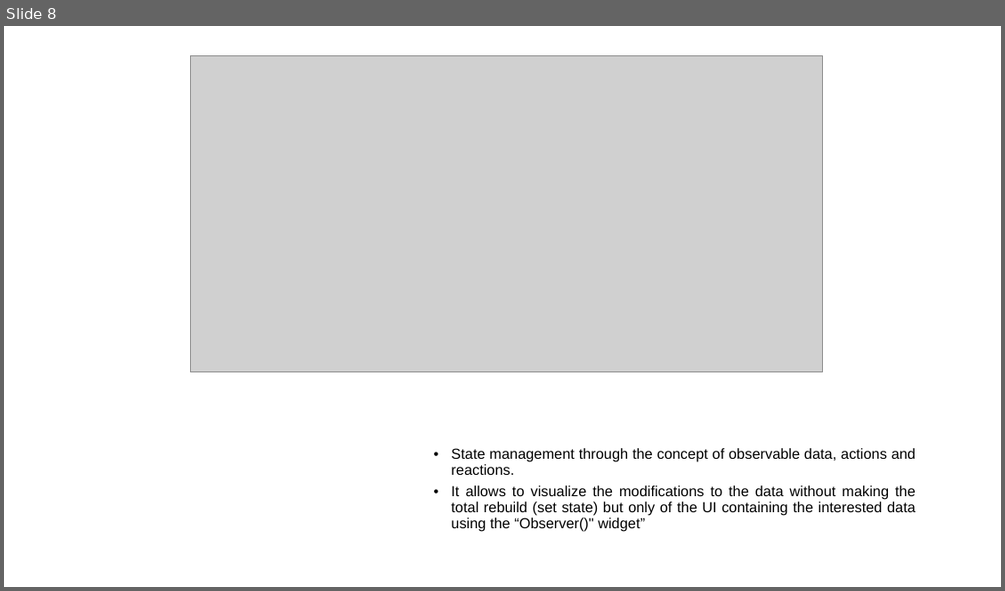
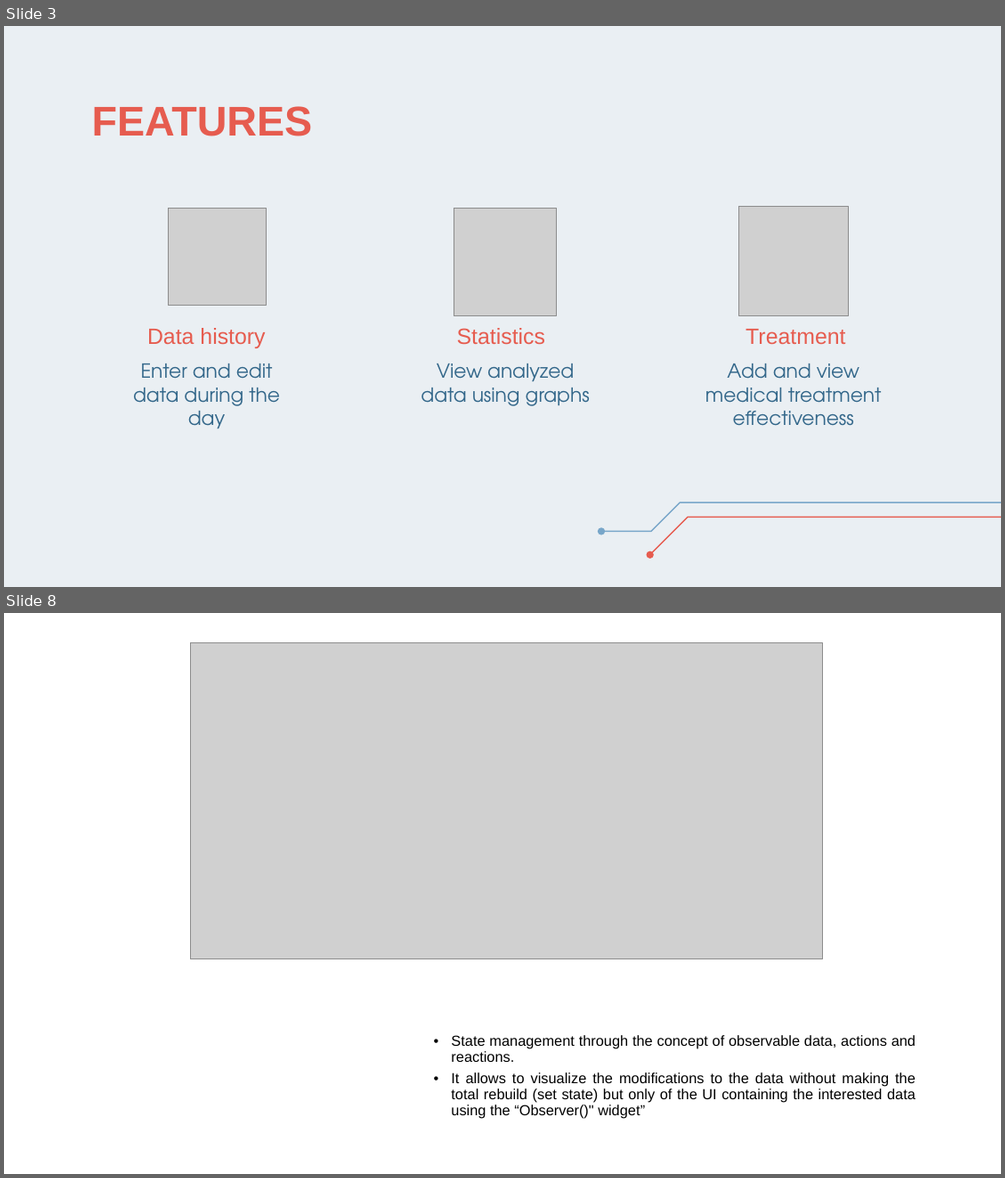
Before and after one commit to Ciuse/Bealthy_app, a slide deck: Presentazione/Presentazione Bealthy.pptx. Shown one above the other, each under a label of ours: slide 8 before the commit, slides 3 and 8 after it; the slides between them are not shown. The pictures are 1005x591 and 1005x1178 pixels, drawn with LibreOffice and Linux fonts; fonts in the diff are those of the drawing; grey boxes stand for pictures. Boxes give left, top, right and bottom in pixels: in the first picture for what was removed or moved away, otherwise in the second. Text is boxed around its words. In the diff, an @@ line names an element or a change of style, - is before the commit and + after.

```diff
--- a/Presentazione/Presentazione Bealthy.pptx
+++ b/Presentazione/Presentazione Bealthy.pptx
@@ slide 3 added at (4,26,1001,587), background #EAEFF3 @@
@@ title added at (92,106,313,136), 40 pt, text #E65C4F, bold @@
+FEATURES
@@ group added at (826,112,928,123): 9 freeform shapes @@
@@ picture added at (169,208,267,305) @@
@@ picture added at (453,208,557,316) @@
@@ picture added at (738,206,848,315) @@
@@ title added at (147,328,265,348), 21.3 pt, text #E65C4F @@
+Data history
@@ title added at (457,328,545,344), 21.3 pt, text #E65C4F @@
+Statistics
@@ title added at (745,329,845,344), 21.3 pt, text #E65C4F @@
+Treatment
@@ subtitle added at (133,363,280,428), 18.7 pt, text #33678A @@
+Enter and edit data during the day
@@ subtitle added at (421,363,590,406), 18.7 pt, text #33678A @@
+View analyzed data using graphs
@@ subtitle added at (705,363,882,426), 18.7 pt, text #33678A @@
+Add and view medical treatment effectiveness
@@ group added at (598,501,1001,558): 4 freeform shapes @@
```
Also in this commit, not shown: 1 slide changed, 3 other slides added, 30 other files.
